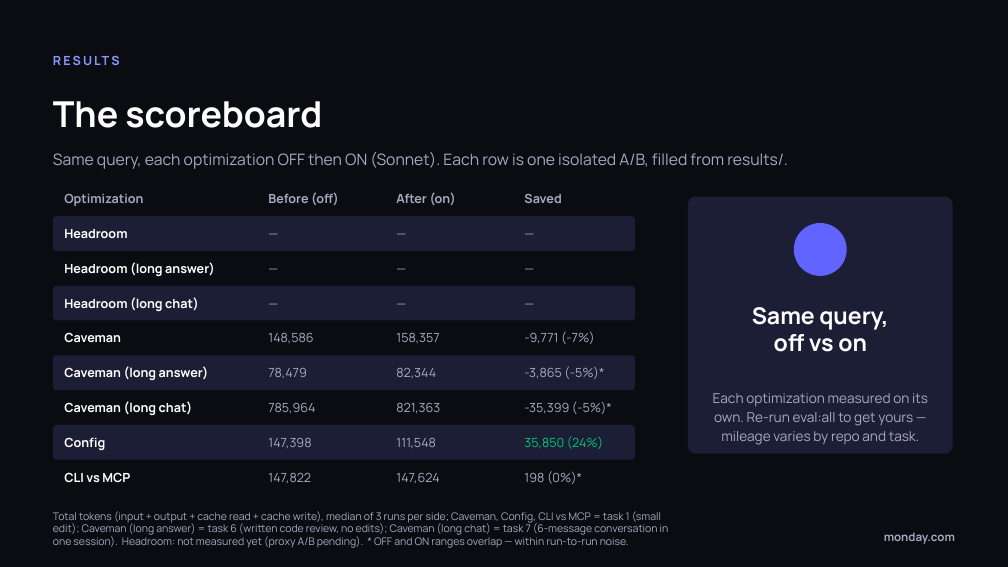
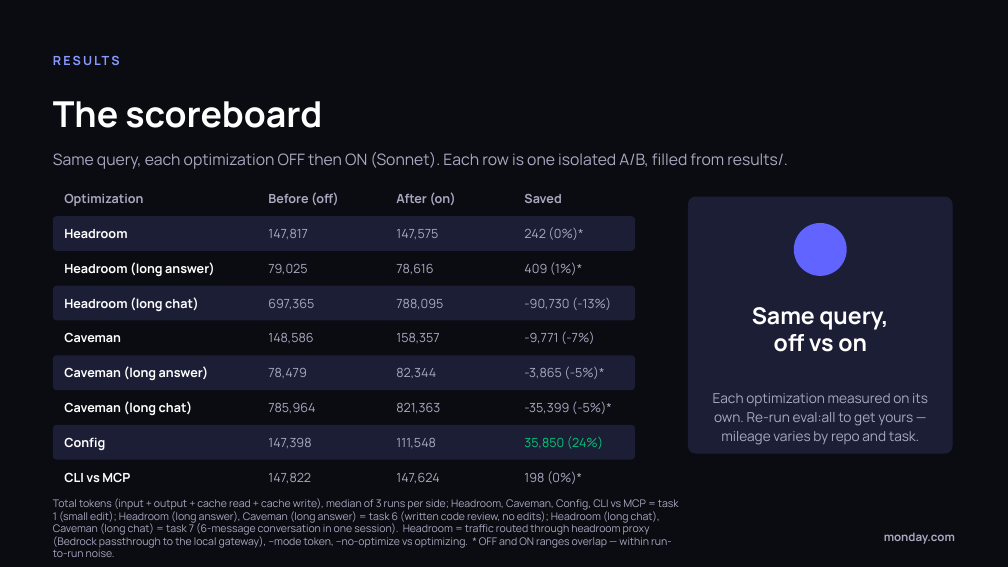
Before and after one commit to mxvtk/token-lab, a slide deck: slide 14 of deck/token-spend-workshop.pptx. Drawn at 1008x567 pixels with LibreOffice and Linux fonts; fonts in the diff are those of the drawing. Boxes give left, top, right and bottom in pixels: in the first picture for what was removed or moved away, otherwise in the second. Text is boxed around its words. In the diff, an @@ line names an element or a change of style, - is before the commit and + after.

```diff
--- a/deck/token-spend-workshop.pptx
+++ b/deck/token-spend-workshop.pptx
@@ text at [268, 229, 308, 239]: text changed @@
-—
+147,817
@@ text at [396, 229, 438, 239]: text changed @@
-—
+147,575
@@ text at [524, 227, 583, 240]: text changed @@
-—
+242 (0%)*
@@ text at [268, 264, 307, 274]: text changed @@
-—
+79,025
@@ text at [396, 264, 433, 274]: text changed @@
-—
+78,616
@@ text at [524, 262, 582, 275]: text changed @@
-—
+409 (1%)*
@@ text at [268, 299, 314, 309]: text changed @@
-—
+697,365
@@ text at [396, 299, 443, 309]: text changed @@
-—
+788,095
@@ text at [524, 298, 611, 310]: text changed @@
-—
+-90,730 (-13%)
@@ text at [53, 498, 679, 557]: text changed @@
-Total tokens (input + output + cache read + cache write), median of 3 runs per side; Caveman, Config, CLI vs MCP = task 1 (small edit); Caveman (long answer) = task 6 (written code review, no edits); Caveman (long chat) = task 7 (6-message conversation in one session). Headroom: not measured yet (proxy A/B pending). * OFF and ON ranges overlap — within run-to-run noise.
+Total tokens (input + output + cache read + cache write), median of 3 runs per side; Headroom, Caveman, Config, CLI vs MCP = task 1 (small edit); Headroom (long answer), Caveman (long answer) = task 6 (written code review, no edits); Headroom (long chat), Caveman (long chat) = task 7 (6-message conversation in one session). Headroom = traffic routed through headroom proxy (Bedrock passthrough to the local gateway), --mode token, --no-optimize vs optimizing. * OFF and ON ranges overlap — within run-to-run noise.
```
Also in this commit, not shown: 2 other slides changed, 48 other files.
